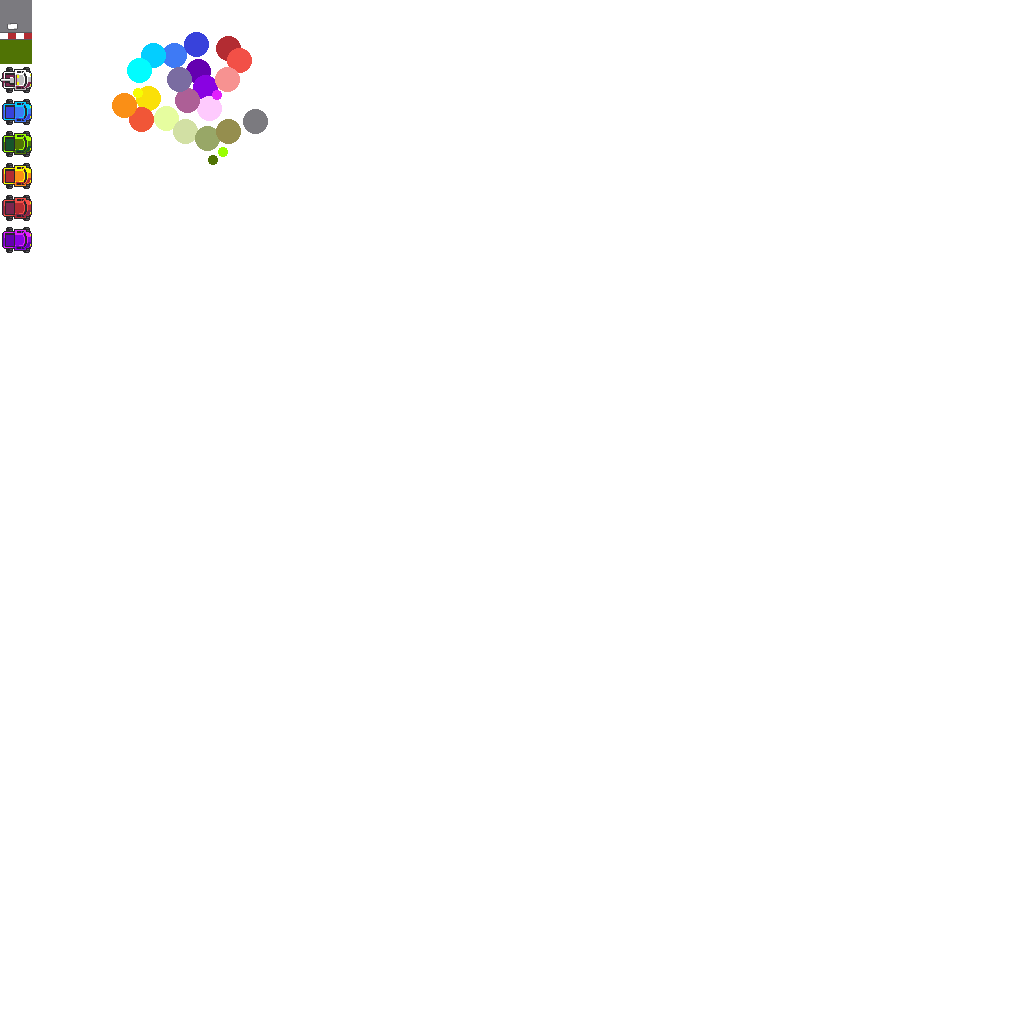
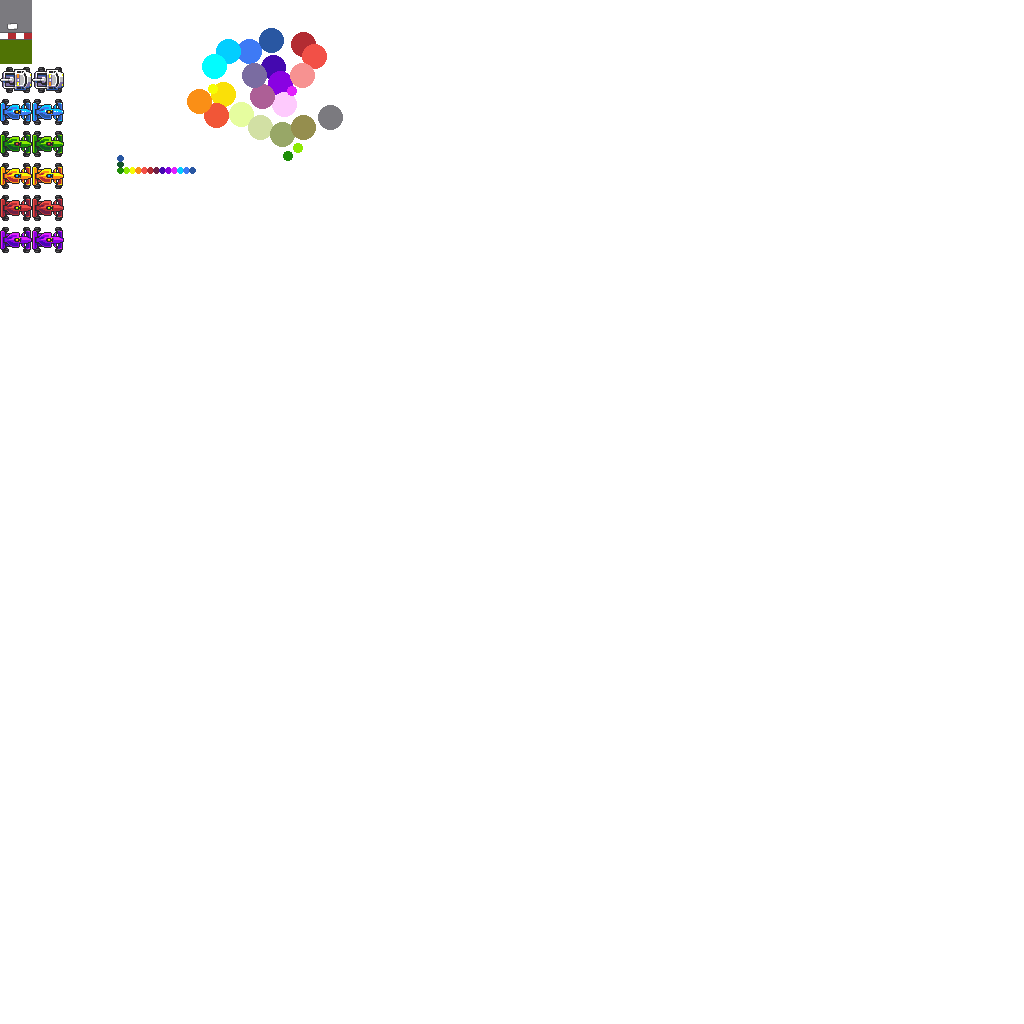
Comparing the layer stacks of the two w=1024, h=1024 images. Changes:
painted on "Layer 2" over bbox(112, 28, 343, 174)
painted on "Layer 4 copy 5" over bbox(0, 67, 64, 253)
renamed "Layer 4 copy 4" to "Layer 5", hid it, painted on it over bbox(2, 99, 32, 253)
removed layer "Layer 4 copy 3" over bbox(2, 227, 32, 253)
removed layer "Layer 4 copy 2" over bbox(2, 131, 32, 157)
removed layer "Layer 4 copy" over bbox(2, 99, 32, 125)
removed layer "Layer 4 copy 6" over bbox(3, 70, 31, 90)
removed layer "Layer 4" over bbox(3, 70, 31, 90)
